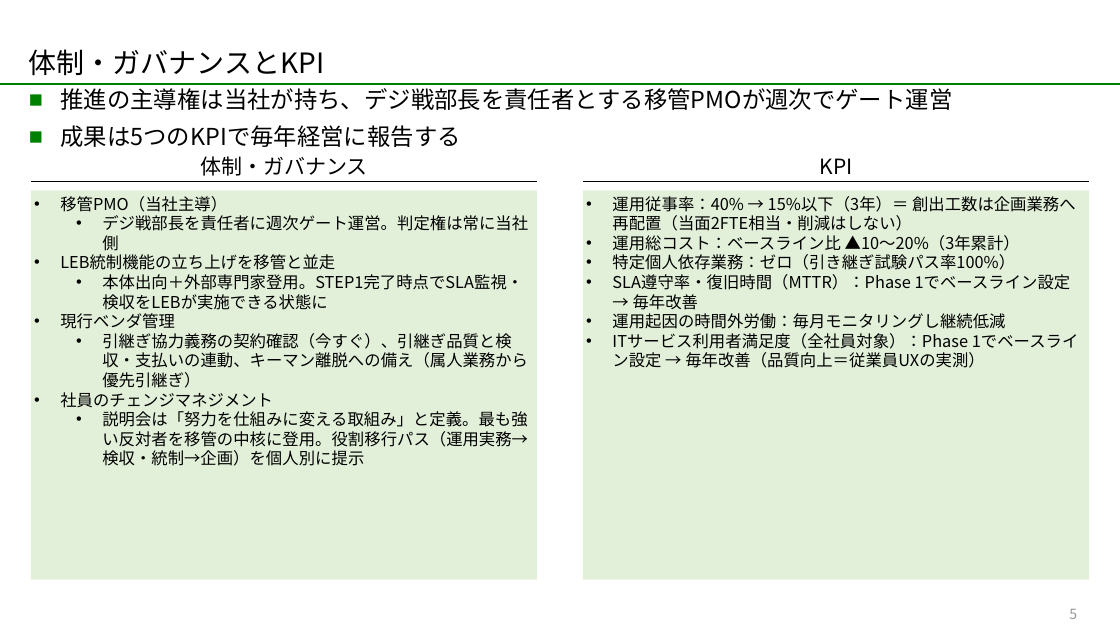
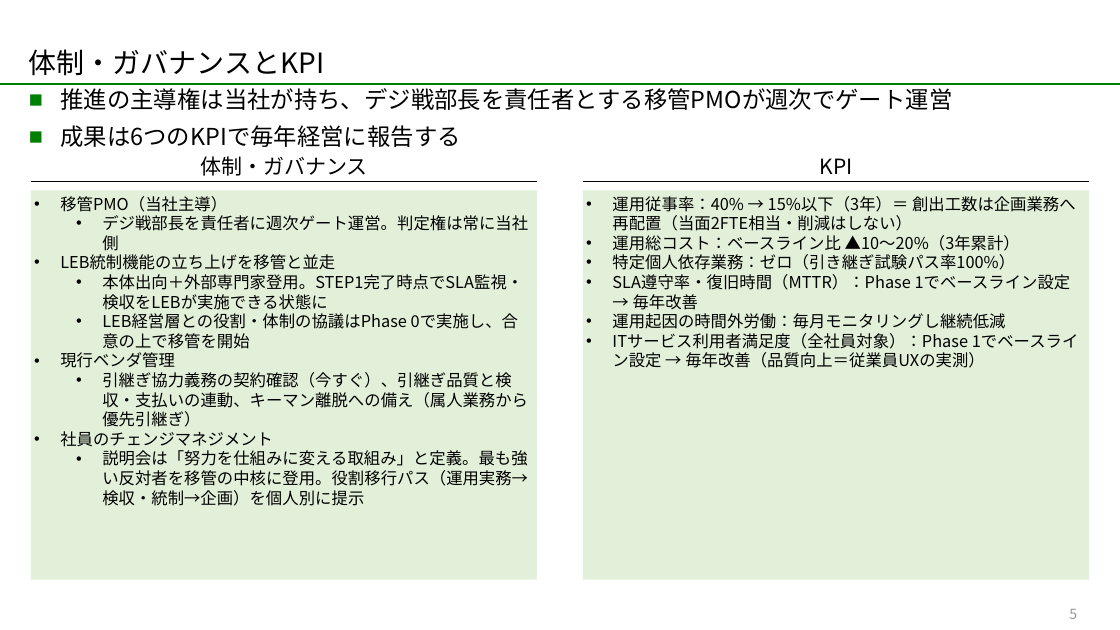
Before and after one commit to tk-tus2-cloud/free_creative, a slide deck: slide 5 of docs/BPO検討_経営上程版.pptx. Drawn at 1120x630 pixels with LibreOffice and Linux fonts; fonts in the diff are those of the drawing; background and template pictures are left out. Boxes give left, top, right and bottom in pixels: in the first picture for what was removed or moved away, otherwise in the second. Text is boxed around its words. In the diff, an @@ line names an element or a change of style, - is before the commit and + after.

```diff
--- a/docs/BPO検討_経営上程版.pptx
+++ b/docs/BPO検討_経営上程版.pptx
@@ text at (x1=60, y1=125, x2=460, y2=147): text changed @@
-■ 成果は5つのKPIで毎年経営に報告する
+■ 成果は6つのKPIで毎年経営に報告する
@@ text in rectangle at (x1=102, y1=313, x2=518, y2=349): paragraph added @@
+  • LEB経営層との役割・体制の協議はPhase 0で実施し、合意の上で移管を開始
```
Also in this commit, not shown: 2 other slides changed, 3 slides added.
